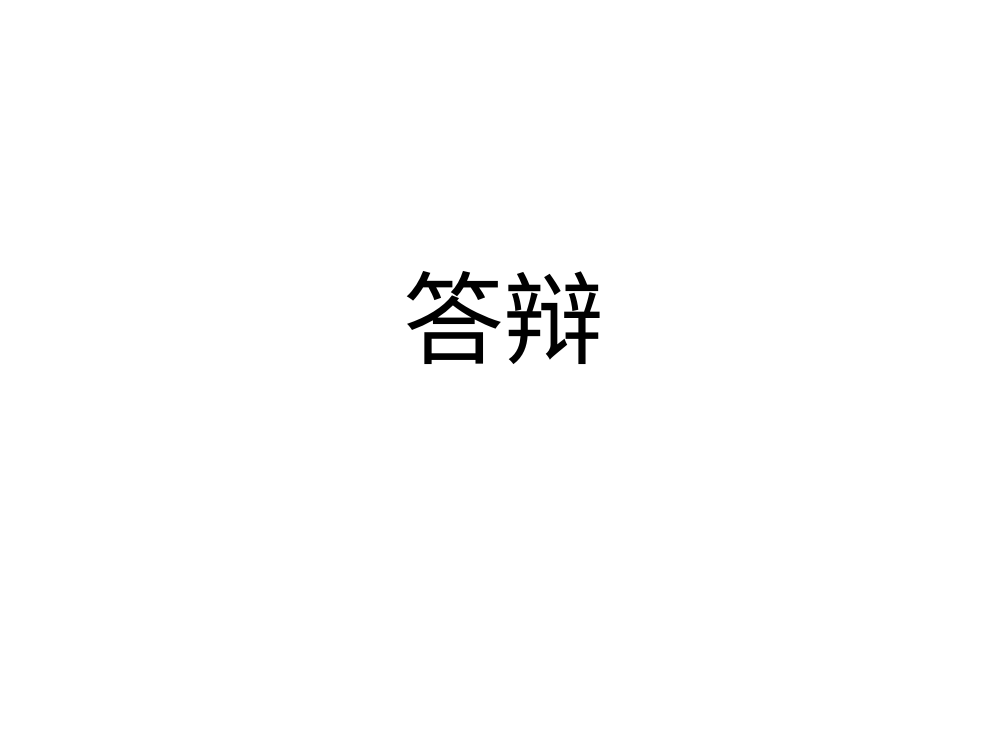
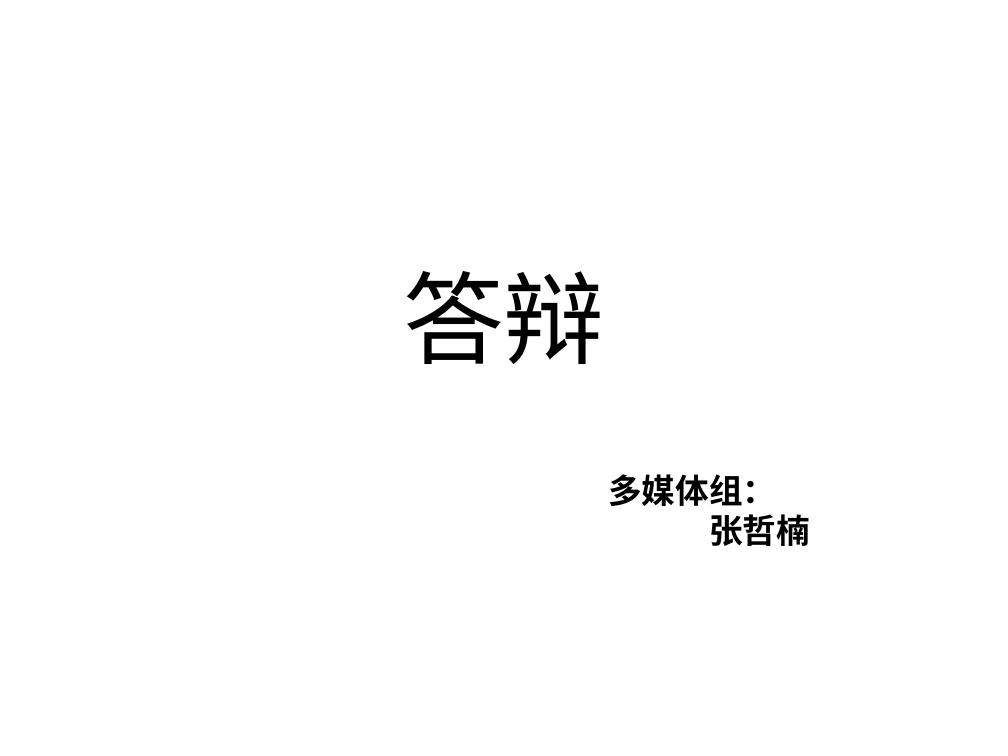
Before and after one commit to littlePunk/-, a slide deck: slide 1 of 11月25号答辩准备.pptx. Drawn at 1008x756 pixels with LibreOffice and Linux fonts; fonts in the diff are those of the drawing; background and template pictures are left out. Boxes give left, top, right and bottom in pixels: in the first picture for what was removed or moved away, otherwise in the second. Text is boxed around its words. In the diff, an @@ line names an element or a change of style, - is before the commit and + after.

```diff
--- a/11月25号答辩准备.pptx
+++ b/11月25号答辩准备.pptx
@@ text added at <box>608,474,810,546</box>, 24 pt, text #000000, bold @@
+多媒体组：
+张哲楠
```
Also in this commit, not shown: 6 other slides changed, 5 slides added, 4 other files.
